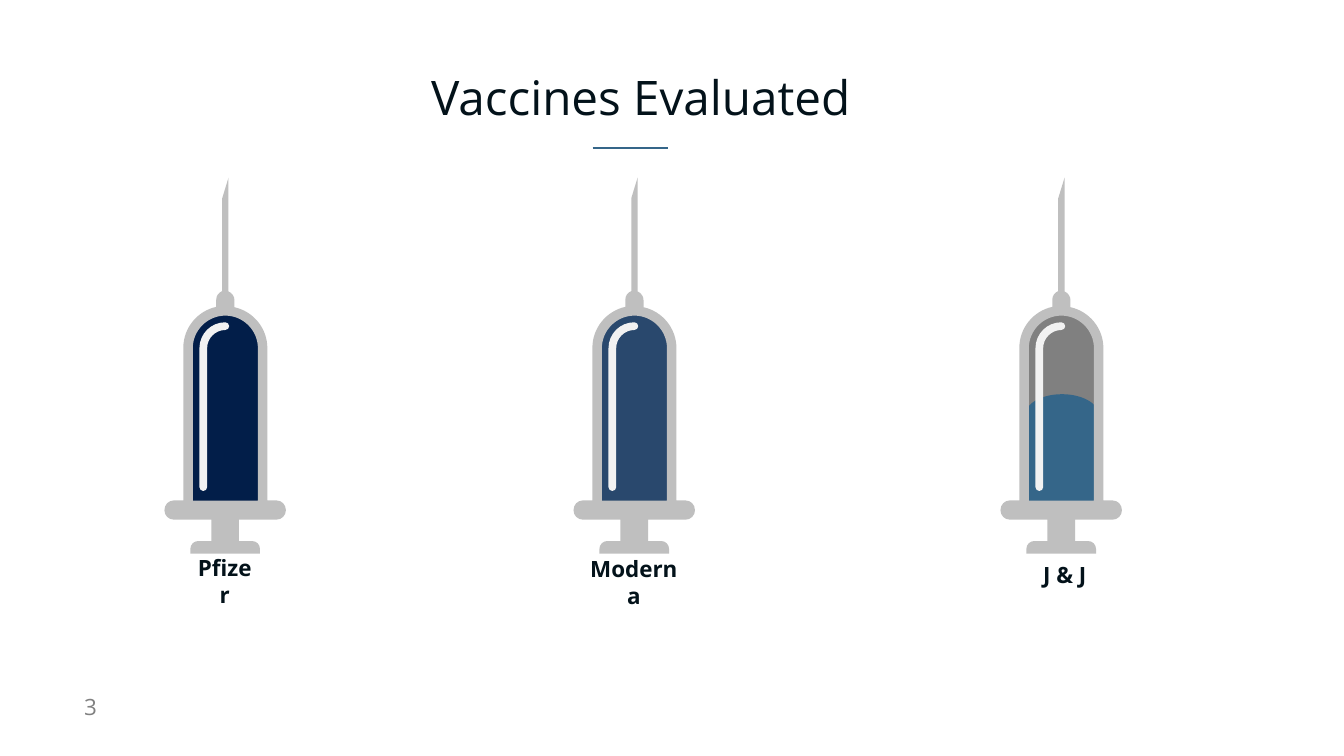
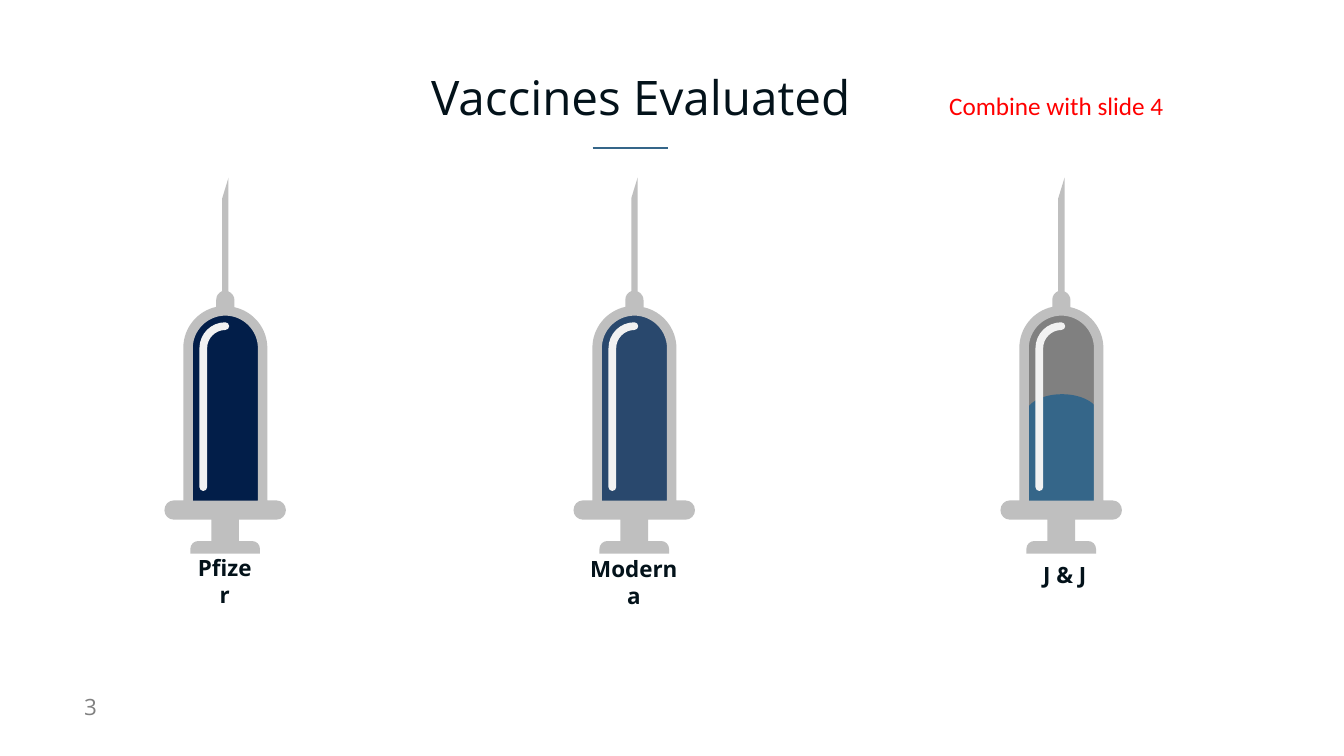
Before and after one commit to NicoleLund/covid_vaccine_availability, a slide deck: slide 3 of presentation/Project_one.pptx. Drawn at 1344x756 pixels with LibreOffice and Linux fonts; fonts in the diff are those of the drawing. Boxes give left, top, right and bottom in pixels: in the first picture for what was removed or moved away, otherwise in the second. Text is boxed around its words. In the diff, an @@ line names an element or a change of style, - is before the commit and + after.

```diff
--- a/presentation/Project_one.pptx
+++ b/presentation/Project_one.pptx
@@ text added at [949, 97, 1163, 116], 36 pt, text #FF0000 @@
+Combine with slide 4
```
Also in this commit, not shown: 5 other slides changed, 4 slides added, 11 slides removed.
